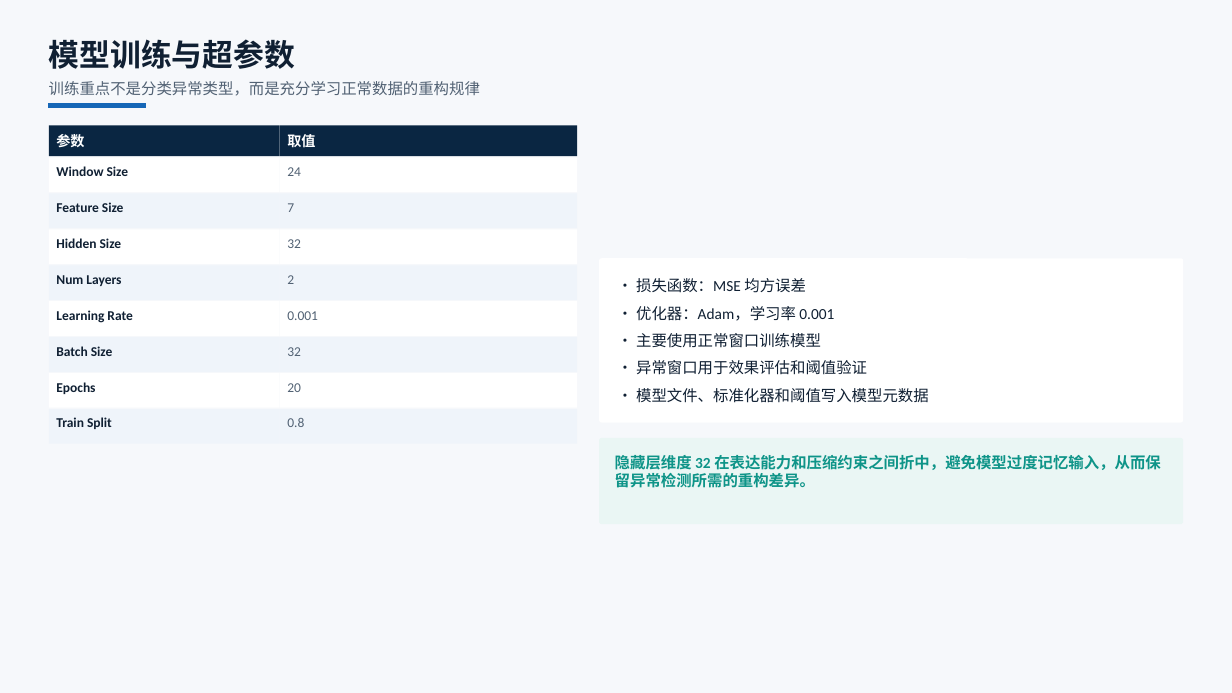
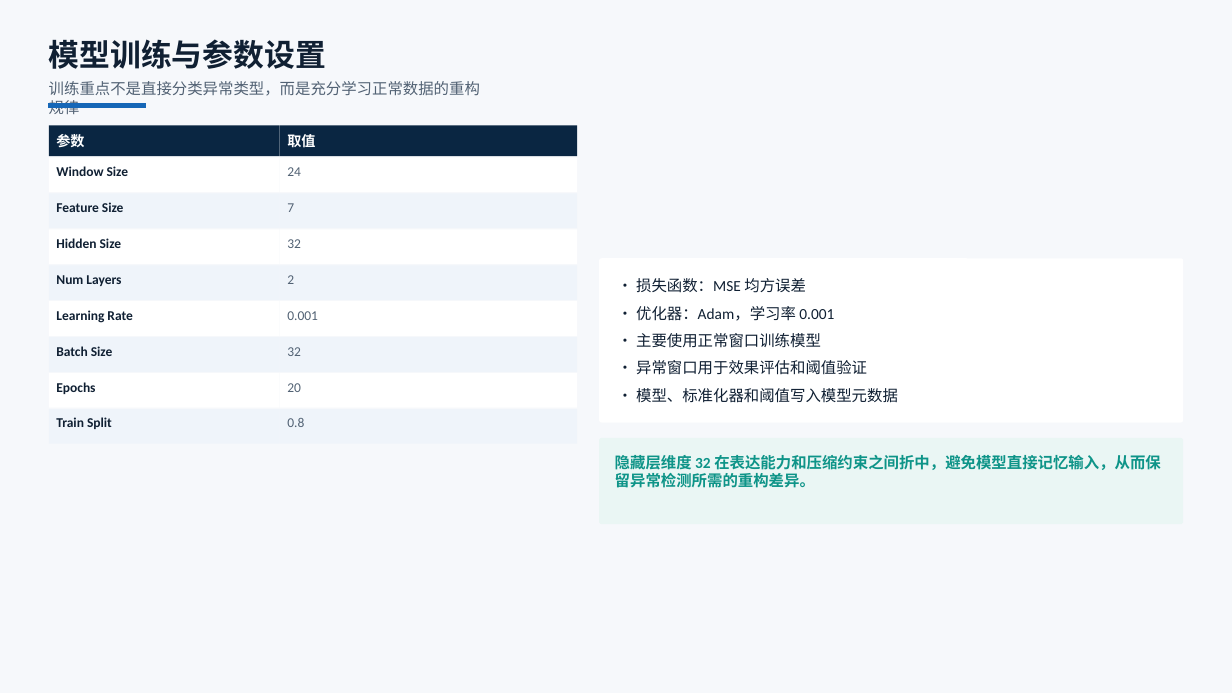
Before and after one commit to solisW/my_thesis_system, a slide deck: slide 9 of docs/2022005052-王晨阳-毕业答辩PPT codex版本.pptx. Drawn at 1232x693 pixels with LibreOffice and Linux fonts; fonts in the diff are those of the drawing. Boxes give left, top, right and bottom in pixels: in the first picture for what was removed or moved away, otherwise in the second. Text is boxed around its words. In the diff, an @@ line names an element or a change of style, - is before the commit and + after.

```diff
--- a/docs/2022005052-王晨阳-毕业答辩PPT codex版本.pptx
+++ b/docs/2022005052-王晨阳-毕业答辩PPT codex版本.pptx
@@ text at bbox=[49, 39, 326, 69]: text changed @@
-模型训练与超参数
+模型训练与参数设置
@@ text at bbox=[49, 81, 480, 96]: text changed @@
-训练重点不是分类异常类型，而是充分学习正常数据的重构规律
+训练重点不是直接分类异常类型，而是充分学习正常数据的重构规律
@@ text at bbox=[636, 388, 898, 403]: text changed @@
-• 模型文件、标准化器和阈值写入模型元数据
+• 模型、标准化器和阈值写入模型元数据
@@ text at bbox=[615, 453, 1161, 488]: text changed @@
-隐藏层维度 32 在表达能力和压缩约束之间折中，避免模型过度记忆输入，从而保留异常检测所需的重构差异。
+隐藏层维度 32 在表达能力和压缩约束之间折中，避免模型直接记忆输入，从而保留异常检测所需的重构差异。
```
Also in this commit, not shown: 17 other slides changed, 50 other files.
